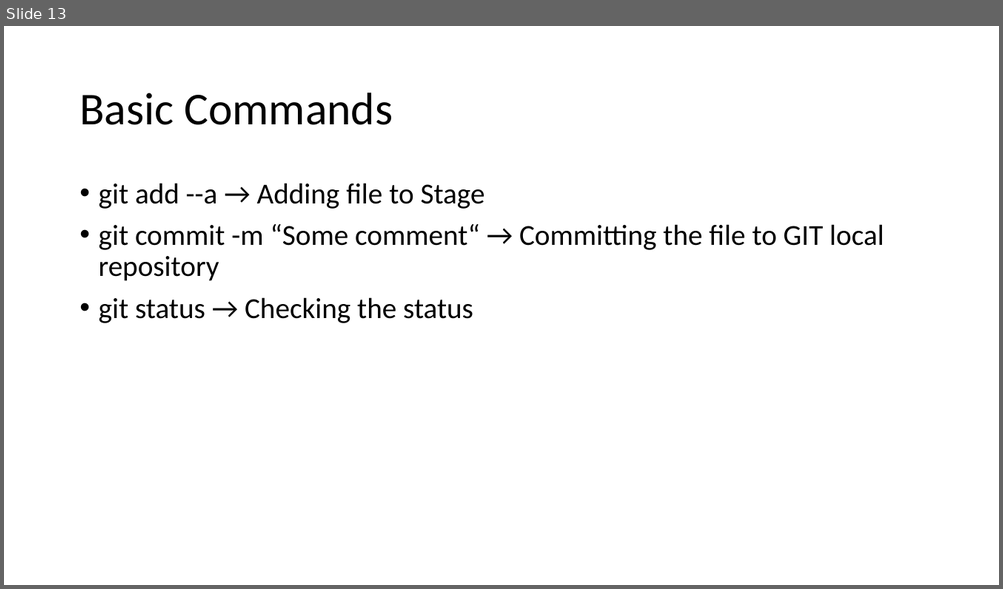
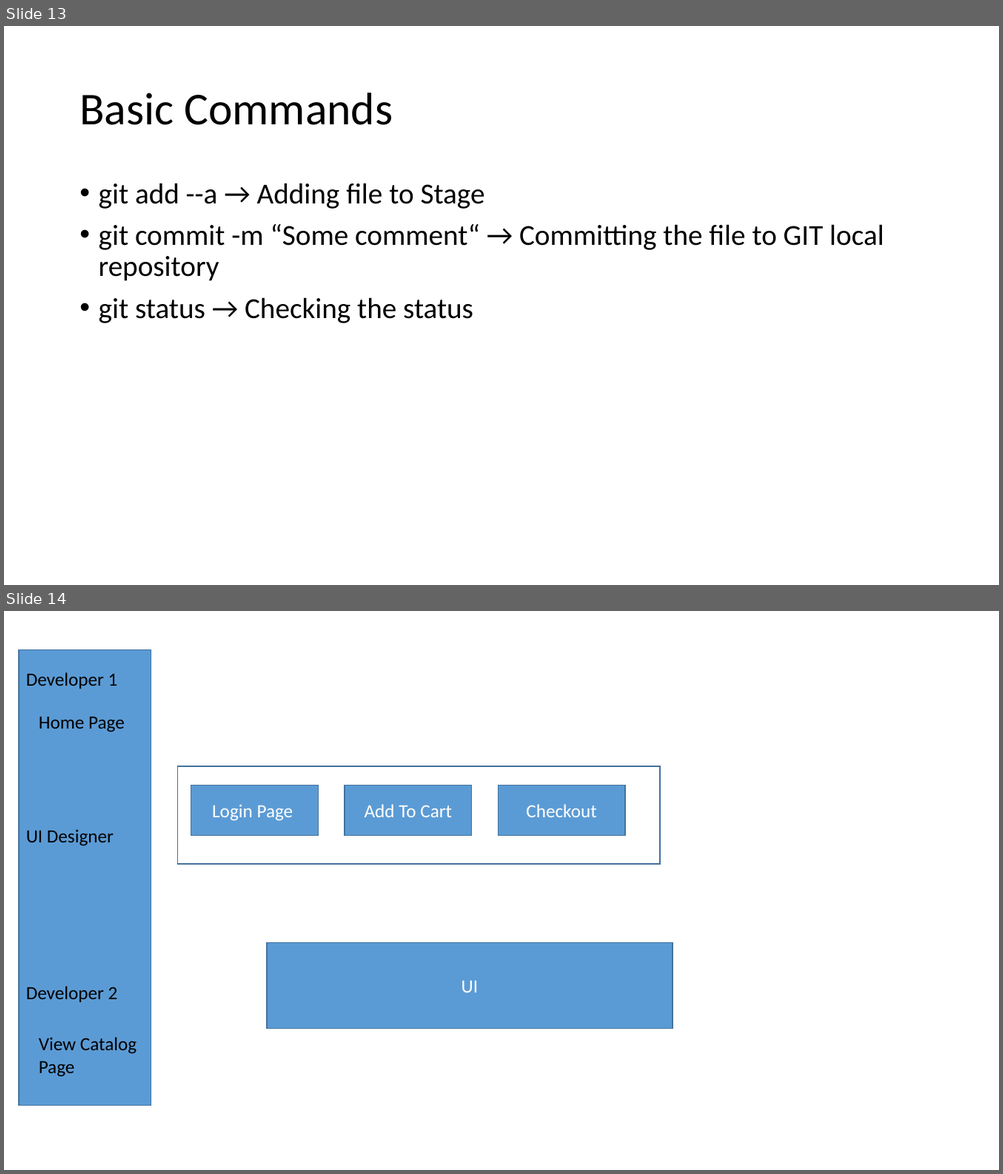
Before and after one commit to ankushvankore/GitDemos_0325, a slide deck: GitHub & Jenkins.pptx. Shown one above the other, each under a label of ours: slide 13 before the commit, slides 13 and 14 after it. The pictures are 1003x589 and 1003x1174 pixels, drawn with LibreOffice and Linux fonts; fonts in the diff are those of the drawing. Boxes give left, top, right and bottom in pixels: in the first picture for what was removed or moved away, otherwise in the second. Text is boxed around its words. In the diff, an @@ line names an element or a change of style, - is before the commit and + after.

Commit message:
commiting develop file

```diff
--- a/GitHub & Jenkins.pptx
+++ b/GitHub & Jenkins.pptx
@@ slide 14 added at bbox=[4, 611, 999, 1170], background #FFFFFF @@
@@ rectangle added at bbox=[19, 649, 151, 1105], fill #5B9BD5, outline #43739E 1 pt @@
@@ text added at bbox=[26, 672, 118, 689], 18 pt, text #000000 @@
+Developer 1
@@ text added at bbox=[39, 717, 125, 732], 18 pt, text #000000 @@
+Home Page
@@ rectangle added at bbox=[177, 766, 659, 864], outline #43739E 1 pt @@
@@ rectangle added at bbox=[191, 786, 318, 836], fill #5B9BD5, outline #43739E 1 pt, 18 pt, text #FFFFFF @@
+Login Page
@@ rectangle added at bbox=[344, 786, 471, 836], fill #5B9BD5, outline #43739E 1 pt, 18 pt, text #FFFFFF @@
+Add To Cart
@@ rectangle added at bbox=[498, 786, 625, 836], fill #5B9BD5, outline #43739E 1 pt, 18 pt, text #FFFFFF @@
+Checkout
@@ text added at bbox=[26, 829, 114, 846], 18 pt, text #000000 @@
+UI Designer
@@ rectangle added at bbox=[267, 943, 672, 1029], fill #5B9BD5, outline #43739E 1 pt, 18 pt, text #FFFFFF @@
+UI
@@ text added at bbox=[26, 986, 118, 1002], 18 pt, text #000000 @@
+Developer 2
@@ text added at bbox=[39, 1037, 136, 1077], 18 pt, text #000000 @@
+View Catalog Page
```
Also in this commit, not shown: 2 other files.
